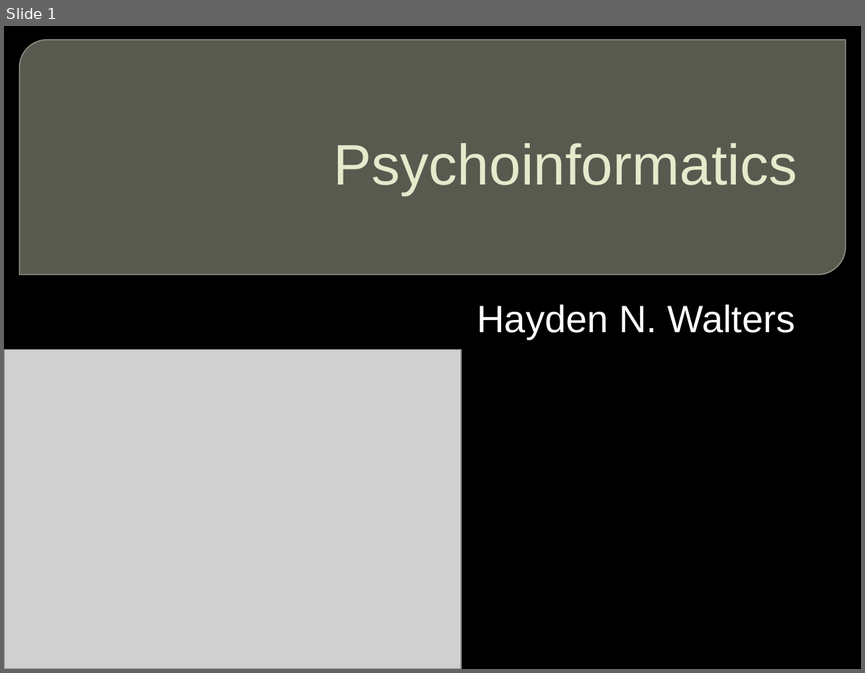
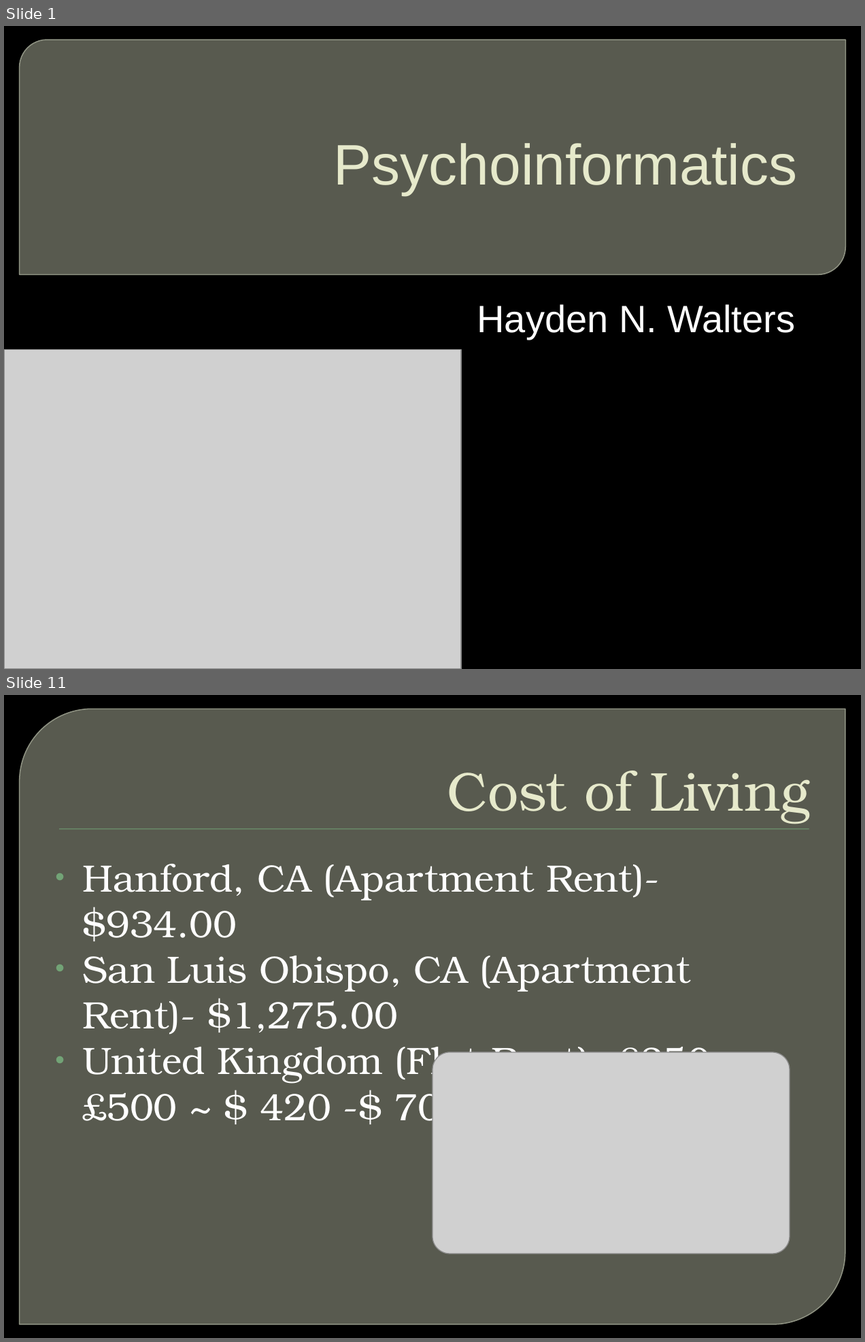
Before and after one commit to hnwalters/Essay-Reports, a slide deck: Documents & Presentations/E-Day Assignments/Career Path.pptx. Shown one above the other, each under a label of ours: slide 1 before the commit, slides 1 and 11 after it; the slides between them are not shown. The pictures are 865x673 and 865x1342 pixels, drawn with LibreOffice and Linux fonts; fonts in the diff are those of the drawing; grey boxes stand for pictures; background and template pictures are left out. Boxes give left, top, right and bottom in pixels: in the first picture for what was removed or moved away, otherwise in the second. Text is boxed around its words. In the diff, an @@ line names an element or a change of style, - is before the commit and + after.

```diff
--- a/Documents & Presentations/E-Day Assignments/Career Path.pptx
+++ b/Documents & Presentations/E-Day Assignments/Career Path.pptx
@@ slide 11 added at [4,695,861,1338], background picture (left out) @@
@@ round diag rect added at [20,709,845,1324], fill #888B7B at 65% opacity, outline #9DA090 0.87 pt @@
@@ title added at [447,770,810,824], 46 pt, text #E7EACB @@
+Cost of Living
@@ rectangle added at [59,829,808,830], fill #72A376 @@
@@ text added at [83,864,711,1129], 32 pt, text #FFFFFF @@
+• Hanford, CA (Apartment Rent)- $934.00
+• San Luis Obispo, CA (Apartment Rent)- $1,275.00
+• United Kingdom (Flat Rent)- £350 -£500 ~ $ 420 -$ 700
@@ picture added at [432,1052,789,1254] @@
```
Also in this commit, not shown: 10 other slides added, 11 other files.
